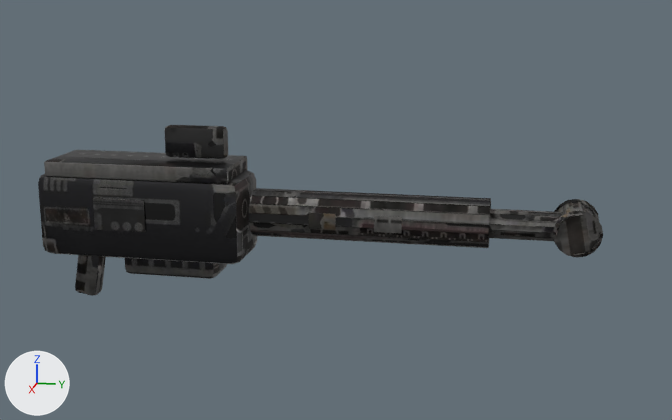
What one commit did to the glTF model Sandbox/GameData/Models/Weapons/defender_heavy_round_mg.glb.
Both versions are drawn from a 50 mm camera at (1.645, 0.646, 0.452) aimed at (-0.058, 0.305, 0.027). Lighting does not change. The marker at lower left points along +X, +Y and +Z. The picture after the commit comes second. Vertices at exactly the same position are counted once.

Names of what the first picture shows: 'defender_heavy_round_mg'.
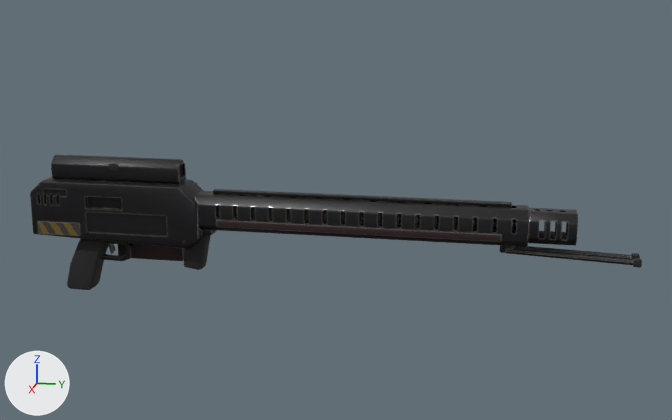
Diff of the bpy script that builds the scene:
```diff
--- a/Sandbox/GameData/Models/Weapons/defender_heavy_round_mg.glb.py
+++ b/Sandbox/GameData/Models/Weapons/defender_heavy_round_mg.glb.py
@@ mat_weapon @@
 mat_weapon = bpy.data.materials.new('Weapon')
-# nodes: BsdfPrincipled, Mix, OutputMaterial, SeparateColor, TexImage x2, VertexColor
+# nodes: BsdfPrincipled, NormalMap, OutputMaterial, SeparateColor, TexImage x3
 # uses the picture img_defender_heavy_round_mg_basecolor
+# uses the picture img_defender_heavy_round_mg_normal
 # uses the picture img_defender_heavy_round_mg_orm
@@ me_defender_heavy_round_mg @@
-me_defender_heavy_round_mg.from_pydata(...)  # 1168 vertices, 2288 faces; spans x -0.18..0.074, y -0.25..0.792, z -0.156..0.19
+me_defender_heavy_round_mg.from_pydata(...)  # 2865 vertices, 5696 faces; spans x -0.128..0.04, y -0.28..0.862, z -0.143..0.125
+# me_defender_heavy_round_mg part 1: a new loose piece, a 16-sided cylinder along y spanning x -0.014..0.014, y 0.05..0.667, z 0.016..0.044, in mat_weapon
+# me_defender_heavy_round_mg part 2: the loose piece of 56 vertices spanning x 0.07..0.074, y -0.13..-0.03, z 0.0..0.06 is multiplied about its middle by the matrix ((7.002, 0.0, 0.0), (0.0, 0.0, -3.466), (0.0, 0.098, 0.0)), then moved by (-0.072, -0.03, 0.046)
+# me_defender_heavy_round_mg part 3: the loose piece of 56 vertices spanning x -0.065..0.065, y -0.23..0.13, z 0.095..0.125 is multiplied about its middle by the matrix ((0.023, 0.0, 0.0), (0.0, 0.0, -0.584), (0.0, 0.031, 0.0)), then moved by (0.022, -0.06, 0.0)
+# me_defender_heavy_round_mg part 4: the loose piece of 56 vertices spanning x -0.18..-0.08, y -0.15..0.05, z -0.14..0.02 is multiplied about its middle by the matrix ((0.315, 0.0, 0.0), (0.0, 0.0, -0.143), (0.0, 0.069, 0.0)), then moved by (0.13, 0.68, 0.048)
+# me_defender_heavy_round_mg part 5: the loose piece of 56 vertices spanning x -0.095..-0.055, y -0.08..0.04, z -0.015..0.015 is multiplied about its middle by the matrix ((0.355, 0.0, 0.0), (0.0, 0.0, -0.514), (0.0, 0.097, 0.0)), then moved by (0.091, 0.875, -0.024)
+# me_defender_heavy_round_mg part 6: the loose piece of 56 vertices spanning x -0.015..0.015, y -0.01..0.11, z 0.13..0.19 is multiplied about its middle by the matrix ((0.514, 0.0, 0.0), (0.0, 0.0, -0.215), (0.0, 0.097, 0.0)), then moved by (-0.016, 0.805, -0.184)
+# me_defender_heavy_round_mg part 7: the loose piece of 224 vertices spanning x -0.026..0.026, y 0.545..0.755, z 0.004..0.056 is rebuilt with 371 vertices and now spans x -0.031..0.031, y 0.663..0.75, z 0.001..0.059
+# me_defender_heavy_round_mg part 8: the loose piece of 224 vertices spanning x -0.044..0.044, y 0.162..0.598, z -0.014..0.074 is rebuilt with 625 vertices and now spans x -0.034..0.034, y 0.05..0.667, z -0.004..0.062
+# me_defender_heavy_round_mg part 9: the loose piece of 56 vertices spanning x -0.07..0.07, y -0.25..0.15, z -0.06..0.1 is rebuilt with 197 vertices and now spans x -0.038..0.038, y -0.28..0.06, z -0.04..0.08
+# me_defender_heavy_round_mg part 10: the loose piece of 56 vertices spanning x -0.02..0.02, y -0.212..-0.148, z -0.156..-0.044 is rebuilt with 152 vertices and now spans x -0.019..0.019, y -0.226..-0.14, z -0.143..-0.036
+# me_defender_heavy_round_mg part 11: the loose piece of 216 vertices spanning x -0.052..0.052, y 0.708..0.792, z -0.012..0.072 is deleted
+# me_defender_heavy_round_mg part 12: the loose piece of 56 vertices spanning x 0.043..0.045, y 0.395..0.445, z 0.015..0.045 is deleted
+# me_defender_heavy_round_mg part 13: the loose piece of 56 vertices spanning x 0.043..0.045, y 0.275..0.325, z 0.015..0.045 is deleted
+# me_defender_heavy_round_mg part 14: 1192 vertices added at x -0.128..0.04, y -0.266..0.85, z -0.09..0.125
+# other edits to the shape of me_defender_heavy_round_mg do not show in these pictures
 me_defender_heavy_round_mg.materials.append(mat_weapon)
```

Changed parts and their boxes [x1, y1, x2, y2] in the pictures (672 x 420 px; the box of a moved part takes in the faces that stretch with it):
'defender_heavy_round_mg', reshaped (8% wider, 20% shorter): before [38, 125, 603, 296]; after [30, 154, 642, 290]
part 1 of me_defender_heavy_round_mg, added (mostly hidden): after [219, 207, 517, 230]
part 2 of me_defender_heavy_round_mg, moved or reshaped (not visible afterwards): before [93, 198, 146, 232]
part 3 of me_defender_heavy_round_mg, moved or reshaped: before [44, 150, 247, 184]; after [109, 164, 117, 170]
part 4 of me_defender_heavy_round_mg, moved or reshaped: before [125, 258, 227, 279]; after [500, 245, 513, 253]
part 5 of me_defender_heavy_round_mg, moved or reshaped (not visible before): after [633, 258, 642, 268]
part 6 of me_defender_heavy_round_mg, moved or reshaped: before [164, 125, 228, 159]; after [631, 253, 640, 260]
part 7 of me_defender_heavy_round_mg, rebuilt: before [488, 209, 563, 241]; after [528, 208, 578, 246]
part 8 of me_defender_heavy_round_mg, rebuilt (38% wider, 7% shorter): before [249, 188, 491, 248]; after [195, 191, 529, 247]
part 9 of me_defender_heavy_round_mg, rebuilt (20% narrower, 23% shorter): before [38, 170, 257, 264]; after [30, 177, 204, 249]
part 10 of me_defender_heavy_round_mg, rebuilt: before [75, 255, 106, 296]; after [67, 239, 108, 290]
part 11 of me_defender_heavy_round_mg, deleted: before [553, 199, 603, 258]
part 12 of me_defender_heavy_round_mg, deleted: before [374, 216, 402, 233]
part 13 of me_defender_heavy_round_mg, deleted: before [309, 212, 336, 230]
part 14 of me_defender_heavy_round_mg, added: after [37, 154, 634, 270]
